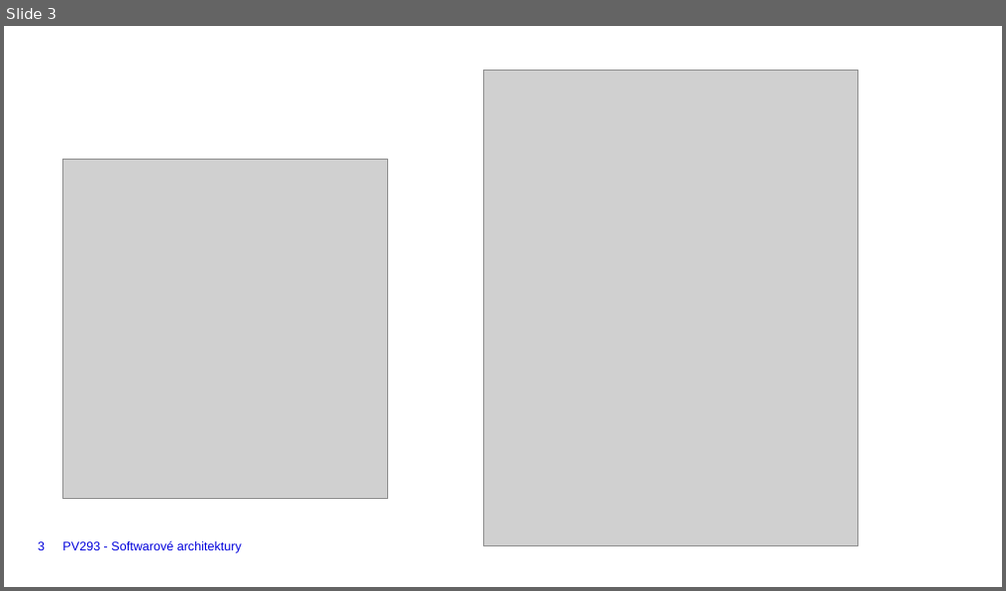
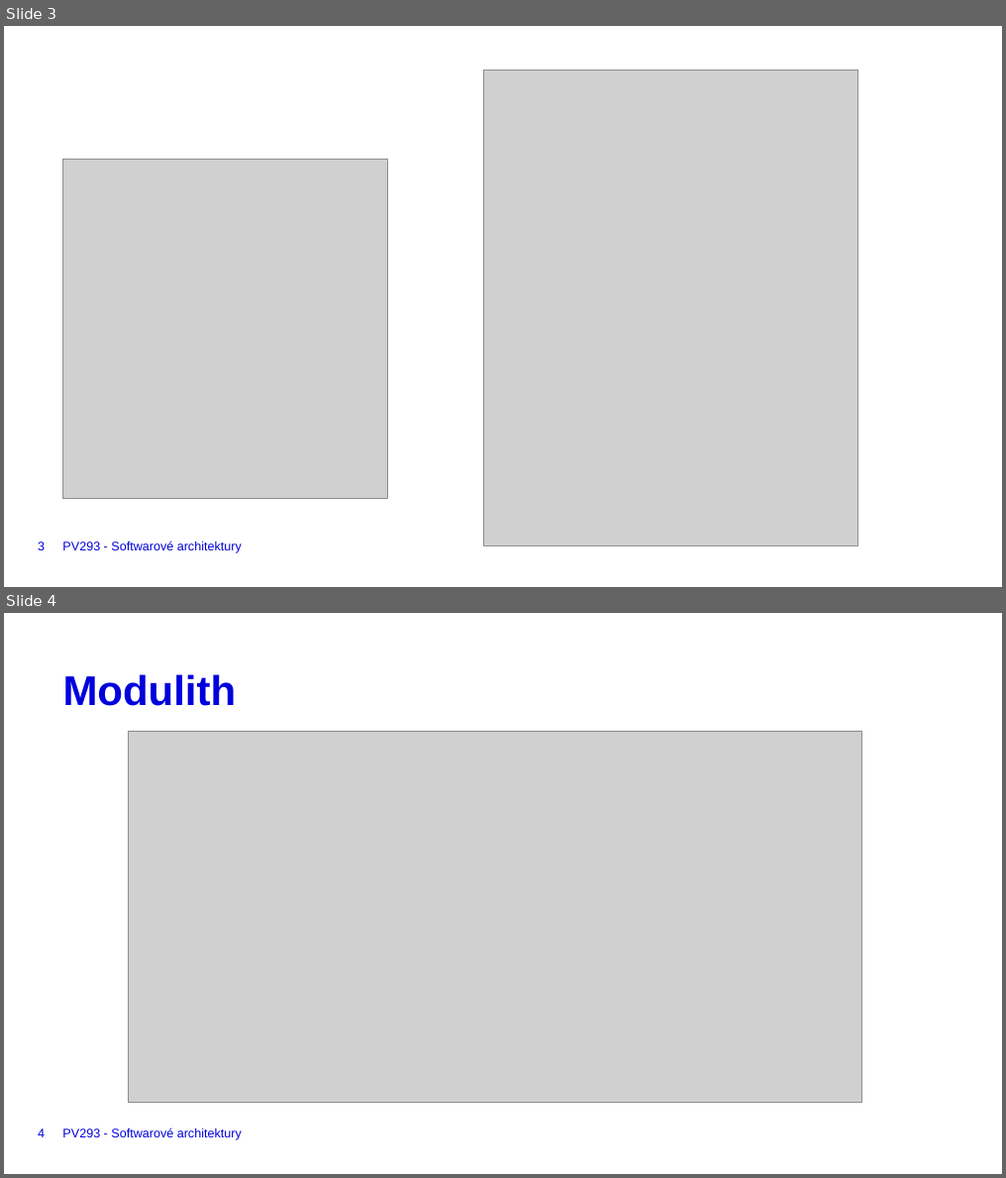
Before and after one commit to Jatasi98/PV293-Seminar, a slide deck: Presentations/Presentation08.pptx. Shown one above the other, each under a label of ours: slide 3 before the commit, slides 3 and 4 after it. The pictures are 1006x591 and 1006x1178 pixels, drawn with LibreOffice and Linux fonts; fonts in the diff are those of the drawing; grey boxes stand for pictures; background and template pictures are left out. Boxes give left, top, right and bottom in pixels: in the first picture for what was removed or moved away, otherwise in the second. Text is boxed around its words. In the diff, an @@ line names an element or a change of style, - is before the commit and + after.

```diff
--- a/Presentations/Presentation08.pptx
+++ b/Presentations/Presentation08.pptx
@@ slide 4 added at (x1=4, y1=613, x2=1002, y2=1174), background #FFFFFF @@
@@ title added at (x1=63, y1=674, x2=237, y2=706), 40 pt, text #0000DC, bold @@
+Modulith
@@ picture added at (x1=129, y1=731, x2=862, y2=1102) @@
@@ page number added at (x1=38, y1=1129, x2=45, y2=1138), 12 pt, text #0000DC @@
+4
@@ text added at (x1=62, y1=1128, x2=242, y2=1141), 12 pt, text #0000DC @@
+PV293 - Softwarové architektury
```
Also in this commit, not shown: 1 other slide added, 1 other file.
